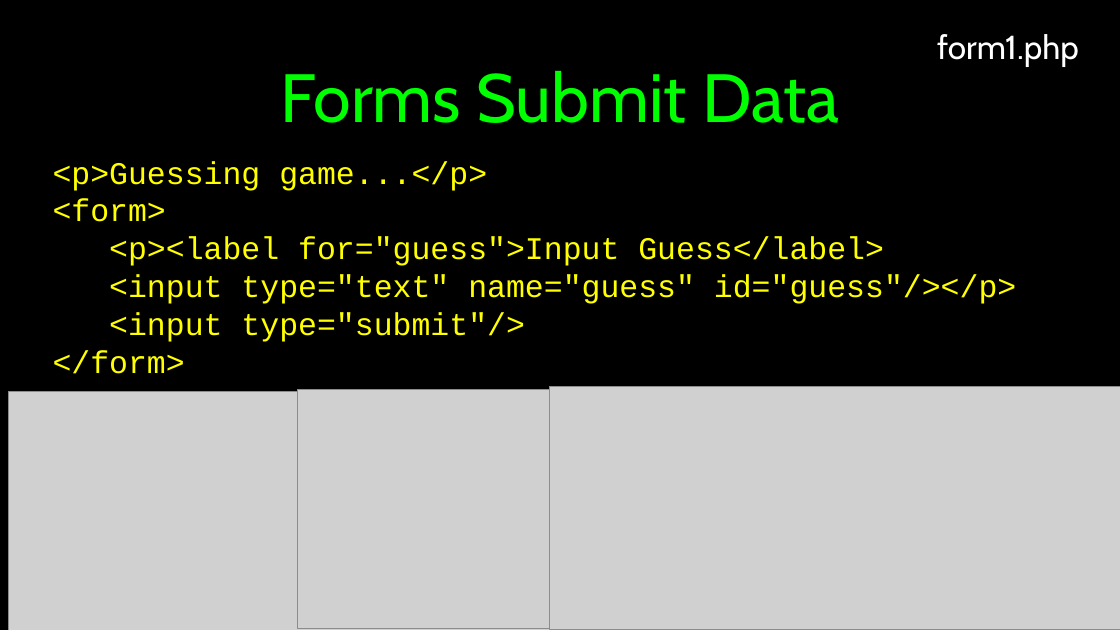
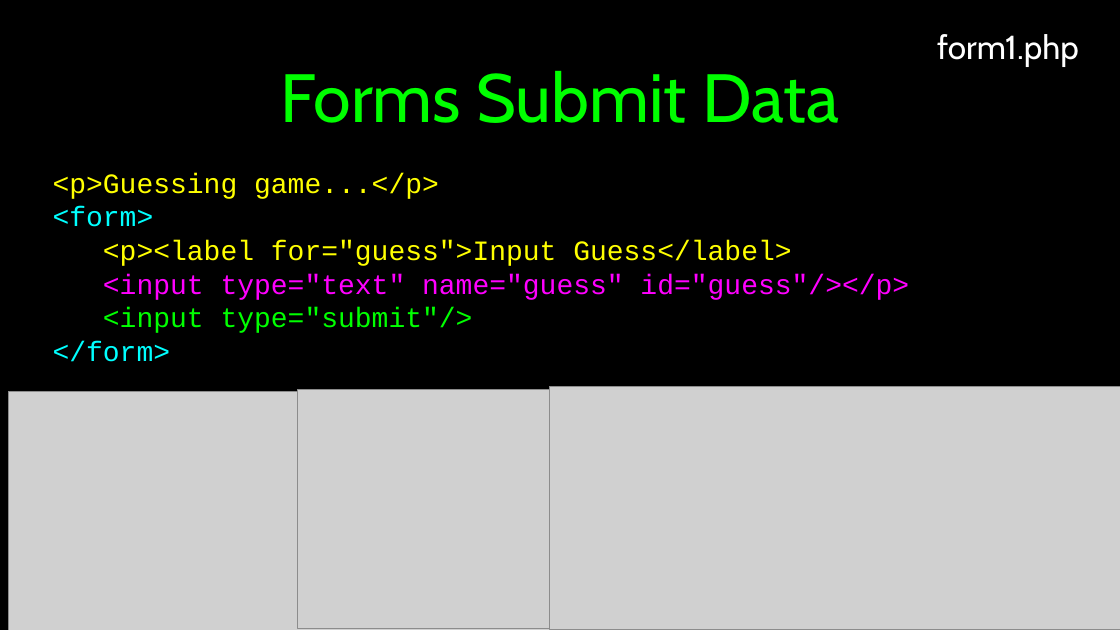
Before and after one commit to csev/wa4e, a slide deck: slide 4 of lectures/PHP-06-Forms.ppt. Drawn at 1120x630 pixels with LibreOffice and Linux fonts; fonts in the diff are those of the drawing; grey boxes stand for pictures. Boxes give left, top, right and bottom in pixels: in the first picture for what was removed or moved away, otherwise in the second. Text is boxed around its words. In the diff, an @@ line names an element or a change of style, - is before the commit and + after.

```diff
--- a/lectures/PHP-06-Forms.ppt
+++ b/lectures/PHP-06-Forms.ppt
@@ text "<p>Guessing game...</p>" at (53,173,909,362): size 36 to 32 pt; text colour #FFFF00 to #00FFFF in "<form>", "</form>"; text colour #FFFF00 to #FF00FF in "<input type="text" name="guess" id="guess"/></p>"; text colour #FFFF00 to #00FF00 in "<input type="submit"/>" @@
```
Also in this commit, not shown: 1 other slide changed.
